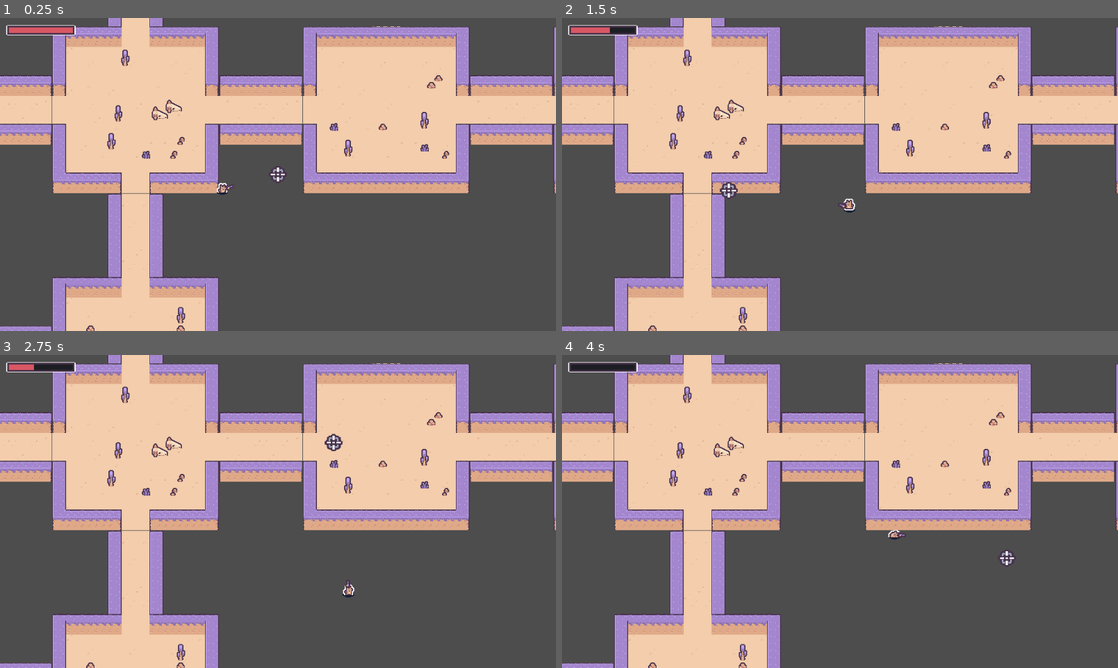
Above: before the commit, frames 1-4 (two rows, left to right).
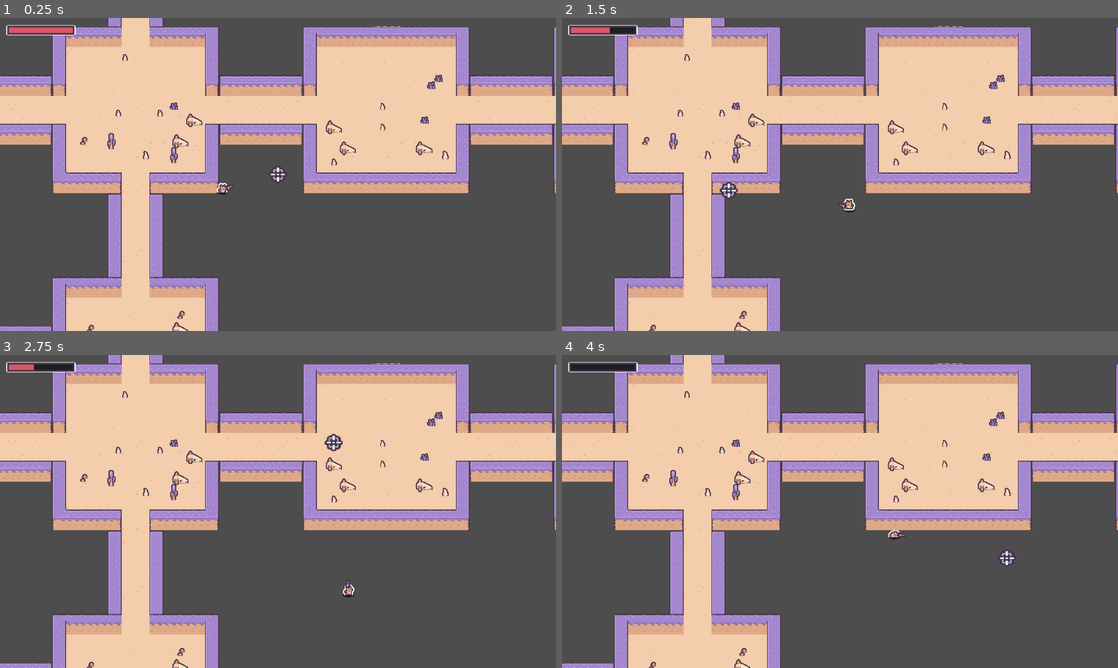
Above: after the commit, the same moments.

Repository: Caio-de-Souza-Marinho/gamejam-42
Game: Godot game, scene res://Scenes/Arena/arena.tscn
Same seed, same stepped clock (60 frames per second), same inputs: the game is played once before the commit and once after it. This scene is started directly instead of the project's main scene.
Inputs (mouse positions are in pixels of both pictures, inside the frame that each line leads up to):
- Up to frame 1 (0.25 s): no input
- Up to frame 2 (1.5 s): tap Enter (ui_accept) at 0.5, 0.77 s; move the mouse to (962, 158) at 0.52 s; hold D (move_right) 0.53-1.28 s; move the mouse to (728, 190) at 1.27 s; hold S (move_down) from 1.28 s (still down)
- Up to frame 3 (2.75 s): tap Enter (ui_accept) at 1.52 s; move the mouse to (333, 442) at 2.02 s; release S (move_down) at 2.03 s; hold D (move_right) from 2.03 s (still down)
- Up to frame 4 (4 s): move the mouse to (812, 574) at 2.77 s; release D (move_right) at 2.78 s; hold W (move_up) 2.78-3.53 s; tap Enter (ui_accept) at 3.02, 3.77 s; move the mouse to (1006, 558) at 3.52 s; hold A (move_left) from 3.53 s (still down)

The runs differ from the first frame. In frame 1, 1.1% of the frame differs, in the area x 9-100%, y 10-100%; in frame 2, 1.1%; in frame 3, 1.1%; in frame 4, 1.1%.
Error in both runs: Invalid assignment of property or key 'value' with value of type 'float' on a base object of type 'null instance'. (res://Scenes/UI/hud.gd:10)

Commit message:
fix map tiles

Diff:
--- a/Data/Level/level_01.tres
+++ b/Data/Level/level_01.tres
@@ -10,11 +10,14 @@
 [ext_resource type="PackedScene" uid="uid://2m3wqyxog6qq" path="res://Scenes/Props/plant_1.tscn" id="5_0wmi3"]
 [ext_resource type="PackedScene" uid="uid://bdfv4utqyog6s" path="res://Scenes/Levels/level_01_v_corridor.tscn" id="5_xaqnb"]
 [ext_resource type="PackedScene" uid="uid://b03fnr33mkpai" path="res://Scenes/Props/plant_2.tscn" id="6_ipixk"]
+[ext_resource type="PackedScene" uid="uid://drw8y5048y2p8" path="res://Scenes/Props/desert_rock_02.tscn" id="7_bvicp"]
+[ext_resource type="PackedScene" uid="uid://dk8dlui04pbsm" path="res://Scenes/Props/desert_rock_01.tscn" id="8_0wmi3"]
 
 [resource]
 script = ExtResource("1_5x5yr")
 room_scene = ExtResource("1_wrwk1")
-props = Array[PackedScene]([ExtResource("2_wqwp3"), ExtResource("3_w13gu"), ExtResource("4_bvicp"), ExtResource("5_0wmi3"), ExtResource("6_ipixk")])
+max_props_per_room = 10
+props = Array[PackedScene]([ExtResource("2_wqwp3"), ExtResource("3_w13gu"), ExtResource("4_bvicp"), ExtResource("5_0wmi3"), ExtResource("6_ipixk"), ExtResource("7_bvicp"), ExtResource("8_0wmi3")])
 h_corridor = ExtResource("1_lrgif")
 v_corridor = ExtResource("5_xaqnb")
 corridor_size = Vector2i(193, 192)
--- a/Scenes/Levels/level_01_h_corridor.tscn
+++ b/Scenes/Levels/level_01_h_corridor.tscn
@@ -3,5 +3,5 @@
 [ext_resource type="TileSet" uid="uid://chjh6xqdlqlpn" path="res://Extra/level_01_tileset.tres" id="1_nrcr2"]
 
 [node name="HCorridor" type="TileMapLayer" unique_id=22996725]
-tile_map_data = PackedByteArray("AAAAAP//AAALAAMAAAABAP//AAA …(1856 unchanged characters)… BAAMAAAAFAAQAAAACAAMAAAD6/wQAAAAAAAMAAAA=")
+tile_map_data = PackedByteArray("AAAAAP//AAALAAMAAAABAP//AAA …(1856 unchanged characters)… BAAMAAAAFAAQAAAACAAMAAAD6/wQAAAAAAAMAAAAGAP7/AAAKAAMAAAAGAP//AAAKAAMAAAAGAAAAAAALAAMAAAAGAAEAAAAKAAMAAAD5//7/AAAKAAMAAAD5////AAALAAMAAAD5/wAAAAAKAAMAAAD5/wEAAAALAAMAAAA=")
 tile_set = ExtResource("1_nrcr2")
--- a/Scenes/Levels/level_01_v_corridor.tscn
+++ b/Scenes/Levels/level_01_v_corridor.tscn
@@ -3,5 +3,5 @@
 [ext_resource type="TileSet" uid="uid://chjh6xqdlqlpn" path="res://Extra/level_01_tileset.tres" id="1_0e71c"]
 
 [node name="VCorridor" type="TileMapLayer" unique_id=330212913]
-tile_map_data = PackedByteArray("AAD+////AAAKAAMAAAD/////AAA …(1471 unchanged characters)… ACAAEAAAADAAQAAAACAAEAAAADAAUAAAACAAEAAAA=")
+tile_map_data = PackedByteArray("AAD+////AAAKAAMAAAD/////AAA …(1471 unchanged characters)… ACAAEAAAADAAQAAAACAAEAAAADAAUAAAACAAEAAAD+/wYAAAAKAAMAAAD//wYAAAALAAMAAAAAAAYAAAAKAAMAAAABAAYAAAAKAAMAAAD+//n/AAALAAMAAAD///n/AAAKAAMAAAAAAPn/AAALAAMAAAABAPn/AAAKAAMAAAA=")
 tile_set = ExtResource("1_0e71c")
--- /dev/null
+++ b/Scenes/Props/desert_rock_01.tscn
@@ -0,0 +1,21 @@
+[gd_scene format=3 uid="uid://dk8dlui04pbsm"]
+
+[ext_resource type="PackedScene" uid="uid://2m3wqyxog6qq" path="res://Scenes/Props/plant_1.tscn" id="1_4y67s"]
+[ext_resource type="Texture2D" uid="uid://b6i0q5i8rwf7l" path="res://Sprites/Tiles/tilemap_packed.png" id="2_427tk"]
+
+[sub_resource type="AtlasTexture" id="AtlasTexture_cd6c3"]
+atlas = ExtResource("2_427tk")
+region = Rect2(177.04202, 64.02795, 14.518173, 15.821602)
+
+[sub_resource type="RectangleShape2D" id="RectangleShape2D_67tac"]
+size = Vector2(16, 16)
+
+[node name="Plant1" unique_id=1515933440 instance=ExtResource("1_4y67s")]
+
+[node name="Sprite2D" parent="." index="0" unique_id=919414920]
+texture = SubResource("AtlasTexture_cd6c3")
+
+[node name="CollisionShape2D" parent="." index="1" unique_id=1356411847]
+position = Vector2(0, 7.6293935e-07)
+scale = Vector2(0.9999998, 0.9999998)
+shape = SubResource("RectangleShape2D_67tac")
--- /dev/null
+++ b/Scenes/Props/desert_rock_02.tscn
@@ -0,0 +1,21 @@
+[gd_scene format=3 uid="uid://drw8y5048y2p8"]
+
+[ext_resource type="PackedScene" uid="uid://2m3wqyxog6qq" path="res://Scenes/Props/plant_1.tscn" id="1_gi14l"]
+[ext_resource type="Texture2D" uid="uid://b6i0q5i8rwf7l" path="res://Sprites/Tiles/tilemap_packed.png" id="2_mlm5l"]
+
+[sub_resource type="AtlasTexture" id="AtlasTexture_jp264"]
+atlas = ExtResource("2_mlm5l")
+region = Rect2(162.36514, 65.51101, 11.164291, 13.868683)
+
+[sub_resource type="RectangleShape2D" id="RectangleShape2D_t1dcp"]
+size = Vector2(11.200001, 13.400001)
+
+[node name="Plant1" unique_id=1515933440 instance=ExtResource("1_gi14l")]
+
+[node name="Sprite2D" parent="." index="0" unique_id=919414920]
+texture = SubResource("AtlasTexture_jp264")
+
+[node name="CollisionShape2D" parent="." index="1" unique_id=1356411847]
+position = Vector2(8.5830686e-07, 0.29999968)
+scale = Vector2(0.99999976, 0.99999976)
+shape = SubResource("RectangleShape2D_t1dcp")
